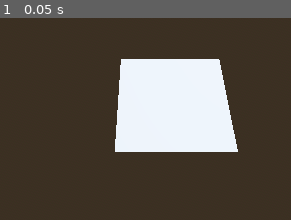
Above: before the commit, frame 1.
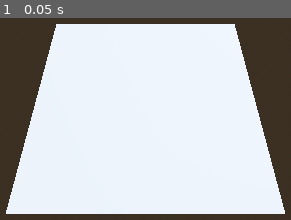
Above: after the commit, the same moment.

Repository: schonewillejacob/terrain_from_noise
Game: Godot game, scene res://main/main.tscn
Same seed, same stepped clock (60 frames per second), same inputs: the game is played once before the commit and once after it.
Inputs:
- Up to frame 1 (0.05 s): no input

The runs differ from the first frame. In frame 1, 56% of the frame differs, in the area x 2-98%, y 2-98%.

Commit message:
dynamic camera position

Diff:
--- a/landscape/chunk.tscn
+++ b/landscape/chunk.tscn
@@ -3,6 +3,7 @@
 [ext_resource type="Script" path="res://landscape/chunk.gd" id="1_x5wn6"]
 
 [sub_resource type="QuadMesh" id="QuadMesh_un3n4"]
+size = Vector2(2, 2)
 orientation = 1
 
 [node name="Chunk" type="MeshInstance3D"]
--- a/main/main.gd
+++ b/main/main.gd
@@ -12,6 +12,7 @@
 var uv_map : Image
 
 @onready var node_chunk_collection = $ChunkCollection
+@onready var node_camera = $Camera3D
 
 
 
@@ -36,6 +37,12 @@
 			_instance_chunk.position = Vector3(_x*quadmesh_size.x, 0, _z*quadmesh_size.y)
 			node_chunk_collection.add_child(_instance_chunk)
 
+	# adjust camera position dynamically
+	var _camera_pos_x = 0.5*(quadmesh_size.x * quadmesh_grid_x) - (quadmesh_size.x/2)
+	var _camera_pos_y = node_camera.position.y
+	var _camera_pos_z = quadmesh_size.y * quadmesh_grid_z
+	node_camera.position = Vector3(_camera_pos_x, _camera_pos_y, _camera_pos_z)
+
 
 
 # HELPERS #####################################################
